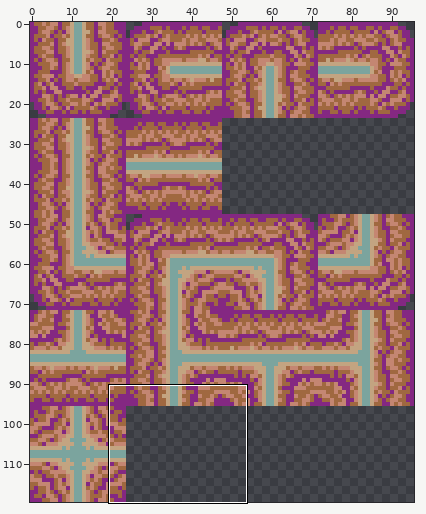
One commit to this sprite sheet: game/assets/img/tileset.png. Above: a wide view before the commit, with the close-up outlined.
Close-up. Old version:
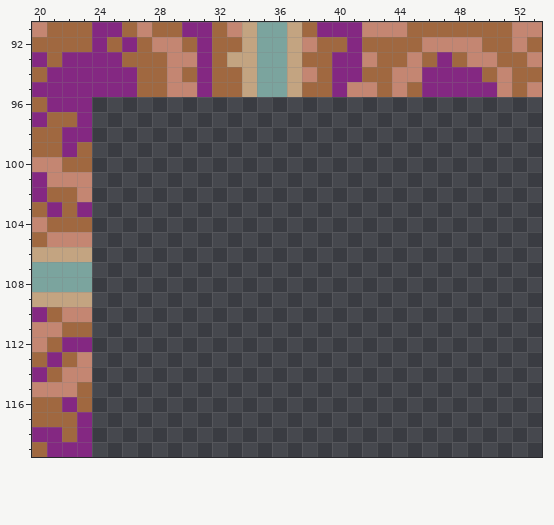
The file is 96x120 pixels. Shown: x 20..53, y 91..119.
After the commit:
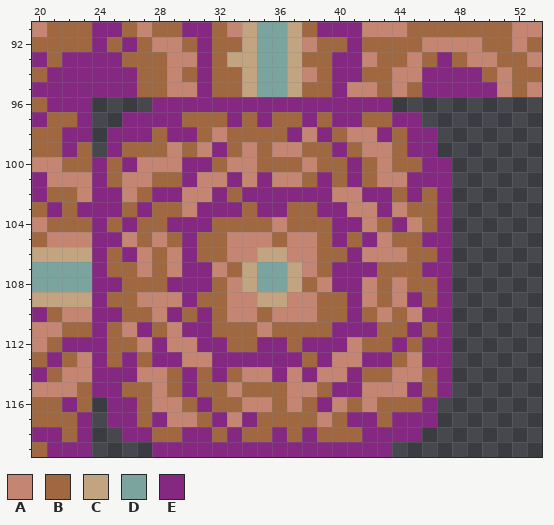
Palette (. is transparent): A #c48672  B #a06840  C #c3a481  D #7ba49e  E #842882
The author wrote: loner tile added
Change:
Changed rows in their new state; - is an unchanged pixel.
first column x 24:
 96 ----EEEEEEEEEEEEEEEE----
 97 --EEEEBBBEBEBBEBEEBBEE--
 98 -EEEBEEBABBBBEAEBAAEBEE-
 99 -EBBBABAEBABAABBEBAABEE-
100 EBEAAAEEBAABBBABBEBABBEE
101 EBAABBEAAEAEAABEBEBAAEEE
102 EEABEEAAEBEEEEEEAAEEBEBE
103 EEBEBBAEEEBEEBBEEAAEABBE
104 EBEBBEEEBBBBABBBEEABEABE
105 EEABABEBBAAABAABEBEABBEE
106 EBEABAEBBAACCAABBEAAABBE
107 EBBABAEEABCDDCABEEEBBBEE
108 EEBBBEEEBACDDCBAEEABABBE
109 EBBAAAEBBAACCAABBEABAEBE
110 EEBBAEBEBAABAAABBEBABAEE
111 EBAEBAEEBBBABBBBEEEBBEBE
112 EBBAEAAEEBBEEBEEEABBEBEE
113 EBEBEEAAEEEEEEBEAAEEBAEE
114 EEEAABEBEBAAEAEAAEBBAABE
115 EEBBABEBBABBBAABEEAAAEBE
116 -EEBAABEBBAABABEABABBBE-
117 -EEBEAABEAEBBBBABEEBEEE-
118 --EEBBEEBEBBEBEBBBEEEE--
119 ----EEEEEEEEEEEEEEEE----
Pixel boxes of the changes (left, top, right, bottom) in both close-ups:
added: (92, 97, 452, 457)
